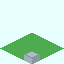
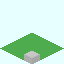
Revision of a layered 64x64 image; what changed, layer by layer:
painted on "Prefab" over [24, 51, 40, 64]
